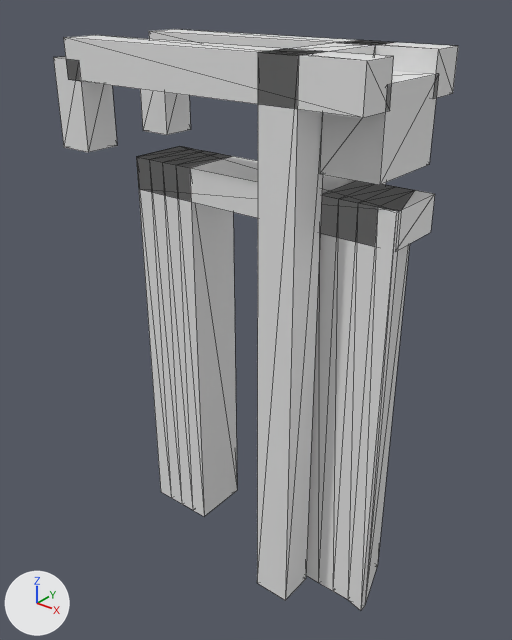
The glTF model models/oisterwijk/oisterwijk-brug-494876de/oisterwijk-brug-494876de.glb, before and after one commit.
Rendered twice from a 50 mm camera at (9.46, -12.38, 4.13) aimed at (-0.54, 0.11, -3.61). The lights are fixed; the arrows at lower left show +X, +Y and +Z. The older version comes first. Mesh edges are drawn as thin lines.

Objects in the first picture: 'building:balans', 'building:balans 2', 'building:contragewicht', 'building:hamei', 'building:hamei 2', 'building:hangstang', 'building:hangstang 2', 'building:portaal', 'road:dek', 'road:landhoofd (aangenomen)', 'road:landhoofd (aangenomen) 2'.
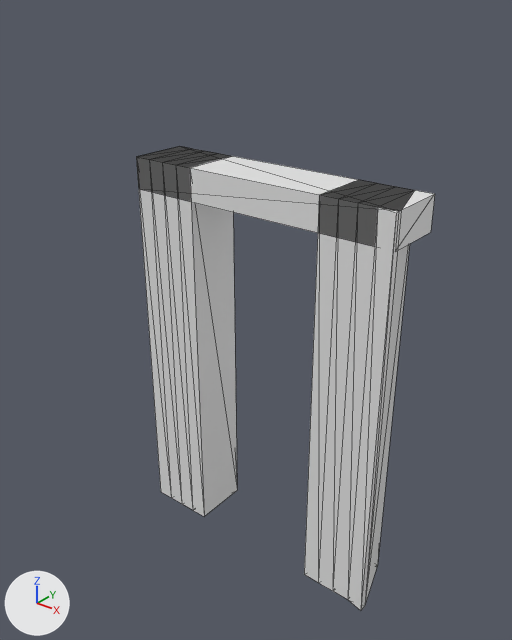
Pixel boxes (x1, y1, x2, y2) of what changed, in the pictures (512 x 640 px):
'building:hamei 2', deleted: before (257, 49, 323, 600)
'building:balans 2', deleted: before (63, 35, 394, 118)
'building:contragewicht', deleted: before (320, 71, 439, 185)
'building:balans', deleted: before (149, 29, 458, 99)
'building:hangstang 2', deleted: before (53, 56, 117, 152)
'building:hangstang', deleted: before (140, 89, 191, 135)
'building:portaal', deleted: before (274, 41, 383, 55)
'building:hamei', deleted: before (340, 40, 395, 185)

Patch to the scene script:
```diff
--- a/models/oisterwijk/oisterwijk-brug-494876de/oisterwijk-brug-494876de.glb.py
+++ b/models/oisterwijk/oisterwijk-brug-494876de/oisterwijk-brug-494876de.glb.py
@@ ob_building_hamei @@
-ob_building_hamei = bpy.data.objects.new('building:hamei', me_hamei)
-ob_building_hamei.location = (0.0, 0.0, 0.0)
@@ ob_building_hamei_2 @@
-ob_building_hamei_2 = bpy.data.objects.new('building:hamei 2', me_hamei_2)
-ob_building_hamei_2.location = (0.0, 0.0, 0.0)
@@ ob_building_portaal @@
-ob_building_portaal = bpy.data.objects.new('building:portaal', me_portaal)
-ob_building_portaal.location = (0.0, 0.0, 0.0)
@@ ob_building_balans @@
-ob_building_balans = bpy.data.objects.new('building:balans', me_balans)
-ob_building_balans.location = (0.0, 0.0, 0.0)
@@ ob_building_hangstang @@
-ob_building_hangstang = bpy.data.objects.new('building:hangstang', me_hangstang)
-ob_building_hangstang.location = (0.0, 0.0, 0.0)
@@ ob_building_balans_2 @@
-ob_building_balans_2 = bpy.data.objects.new('building:balans 2', me_balans_2)
-ob_building_balans_2.location = (0.0, 0.0, 0.0)
@@ ob_building_hangstang_2 @@
-ob_building_hangstang_2 = bpy.data.objects.new('building:hangstang 2', me_hangstang_2)
-ob_building_hangstang_2.location = (0.0, 0.0, 0.0)
@@ ob_building_contragewicht @@
-ob_building_contragewicht = bpy.data.objects.new('building:contragewicht', me_contragewicht)
-ob_building_contragewicht.location = (0.0, 0.0, 0.0)
```
